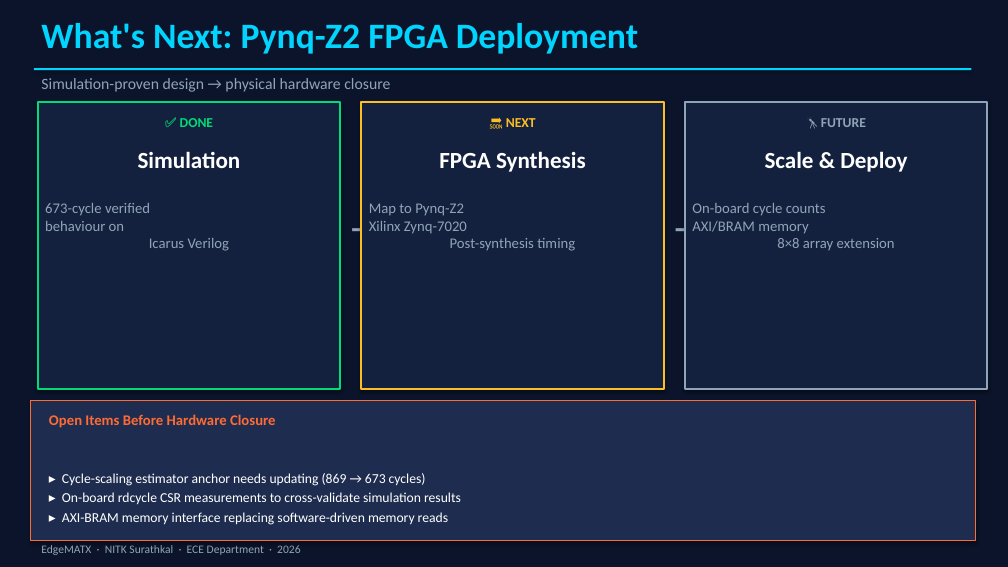
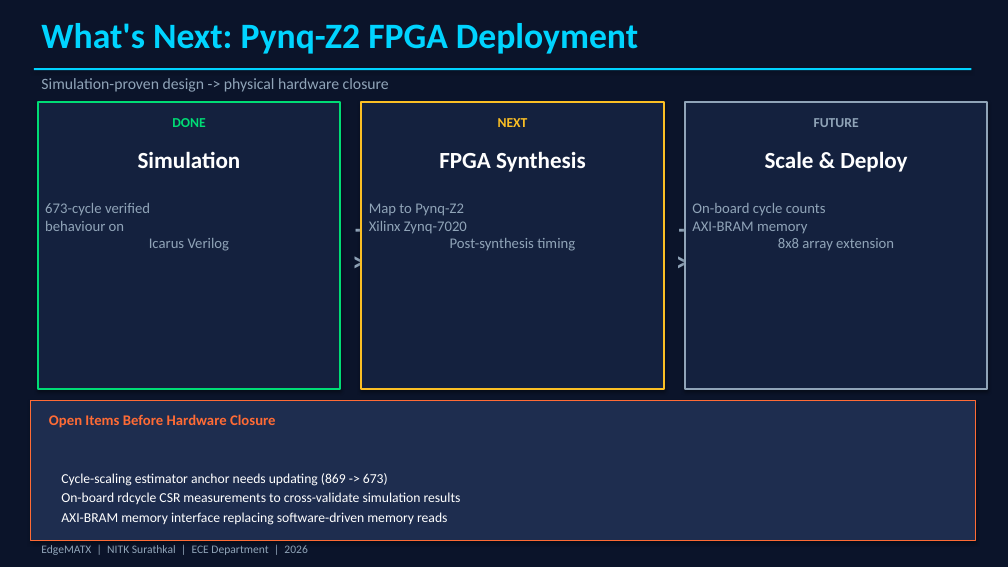
Before and after one commit to Quicksilver008/TinyML-Accelerator, a slide deck: slide 15 of docs/major/EdgeMATX_presentation.pptx (slide 13 before the commit). Drawn at 1008x567 pixels with LibreOffice and Linux fonts; fonts in the diff are those of the drawing. Boxes give left, top, right and bottom in pixels: in the first picture for what was removed or moved away, otherwise in the second. Text is boxed around its words. In the diff, an @@ line names an element or a change of style, - is before the commit and + after.

Commit message:
rename report to midsem, add EdgeMATX slides, update firmware.hex

```diff
--- a/docs/major/EdgeMATX_presentation.pptx
+++ b/docs/major/EdgeMATX_presentation.pptx
@@ text at (41, 78, 389, 92): text changed @@
-Simulation-proven design → physical hardware closure
+Simulation-proven design -> physical hardware closure
@@ text at (172, 118, 205, 127): text changed @@
-✅ DONE
+DONE
@@ text at (498, 118, 528, 127): text changed @@
-🔜 NEXT
+NEXT
@@ text at (814, 118, 859, 127): text changed @@
-🔭 FUTURE
+FUTURE
@@ text at (344, 208, 374, 246): text changed @@
-→
+->
@@ text at (668, 208, 698, 246): text changed @@
-→
+->
@@ text at (692, 203, 894, 251): text changed @@
-On-board cycle counts
-AXI/BRAM memory
-8×8 array extension
+On-board cycle counts
+AXI-BRAM memory
+8x8 array extension
@@ text at (61, 473, 461, 525): text changed @@
-▸ Cycle-scaling estimator anchor needs updating (869 → 673 cycles)
-▸ On-board rdcycle CSR measurements to cross-validate simulation results
-▸ AXI-BRAM memory interface replacing software-driven memory reads
+Cycle-scaling estimator anchor needs updating (869 -> 673)
+On-board rdcycle CSR measurements to cross-validate simulation results
+AXI-BRAM memory interface replacing software-driven memory reads
@@ text at (41, 545, 307, 555): text changed @@
-EdgeMATX · NITK Surathkal · ECE Department · 2026
+EdgeMATX | NITK Surathkal | ECE Department | 2026
```
Also in this commit, not shown: 14 other slides changed, 2 slides added, 6 other files.
